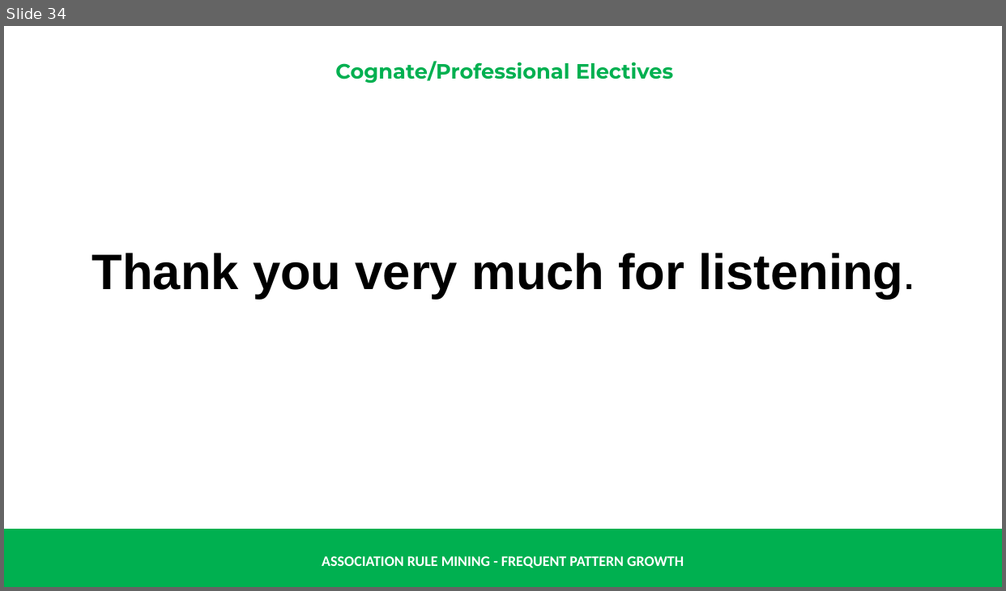
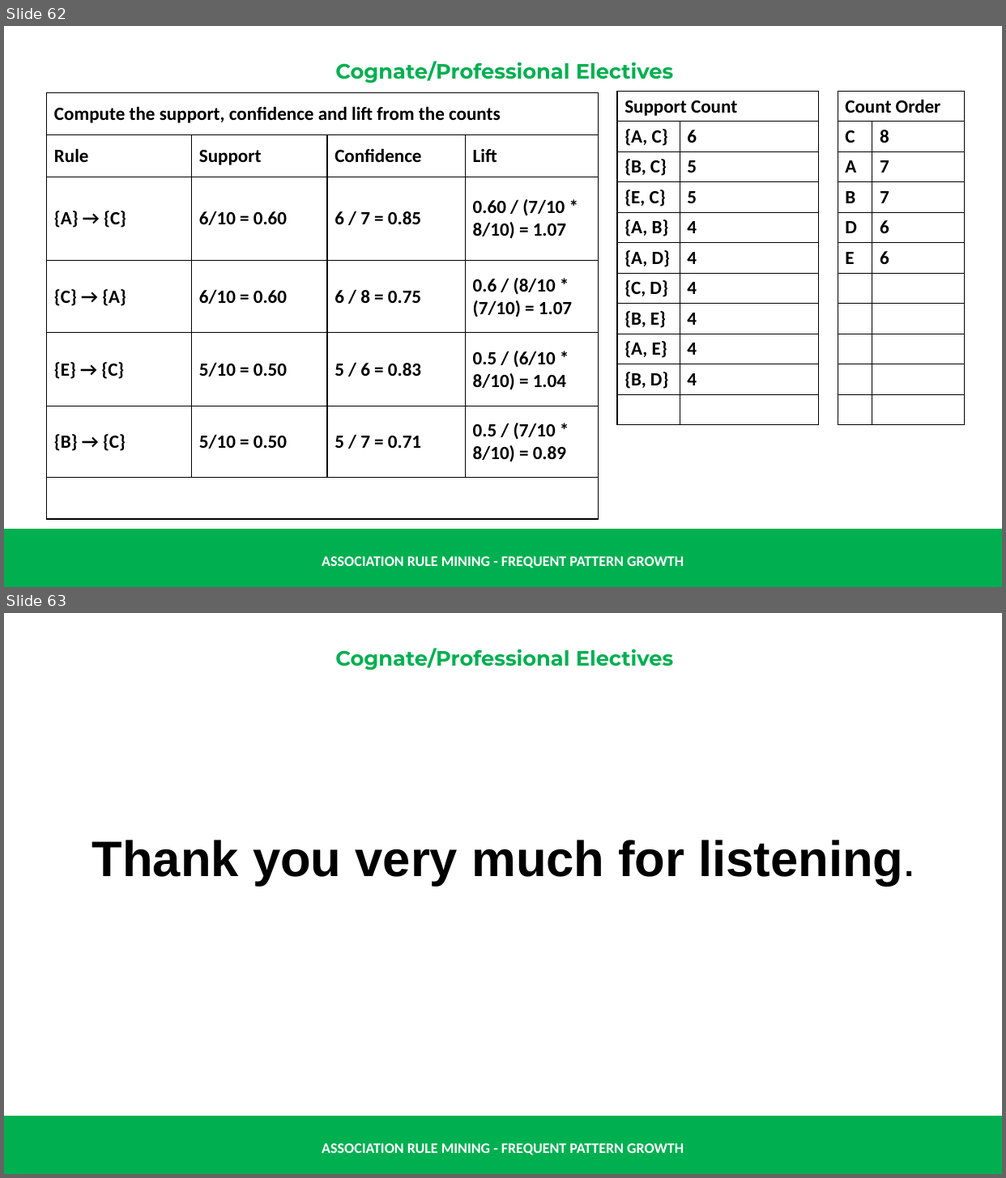
Before and after one commit to renatomaaliw3/public_files, a slide deck: CPE Electives (1 - 3)/01. Lectures Notebook/000. Presentations & Text Books/01. Presentation Slides/31. Assocation Rule Mining - FP-Growth.pptx. Shown one above the other, each under a label of ours: slide 34 before the commit, slides 62 and 63 after it. The pictures are 1006x591 and 1006x1178 pixels, drawn with LibreOffice and Linux fonts; fonts in the diff are those of the drawing. Boxes give left, top, right and bottom in pixels: in the first picture for what was removed or moved away, otherwise in the second. Text is boxed around its words. In the diff, an @@ line names an element or a change of style, - is before the commit and + after.

```diff
--- a/CPE Electives (1 - 3)/01. Lectures Notebook/000. Presentations & Text Books/01. Presentation Slides/31. Assocation Rule Mining - FP-Growth.pptx
+++ b/CPE Electives (1 - 3)/01. Lectures Notebook/000. Presentations & Text Books/01. Presentation Slides/31. Assocation Rule Mining - FP-Growth.pptx
@@ slide 62 added at bbox=[4, 26, 1002, 587], background #FFFFFF; not listed: 3 template elements that a slide beside it also shows @@
@@ table added at bbox=[47, 92, 599, 519], 7 rows, 4 columns @@
+Compute the support, confidence and lift from the counts |  |  | 
+Rule | Support | Confidence | Lift
+{A} → {C} | 6/10 = 0.60 | 6 / 7 = 0.85 | 0.60 / (7/10 * 8/10) = 1.07
+{C} → {A} | 6/10 = 0.60 | 6 / 8 = 0.75 | 0.6 / (8/10 * (7/10) = 1.07
+{E} → {C} | 5/10 = 0.50 | 5 / 6 = 0.83 | 0.5 / (6/10 * 8/10) = 1.04
+{B} → {C} | 5/10 = 0.50 | 5 / 7 = 0.71 | 0.5 / (7/10 * 8/10) = 0.89
+ |  |  | 
@@ table added at bbox=[617, 91, 819, 420], 11 rows, 2 columns @@
+Support Count | 
+{A, C} | 6
+{B, C} | 5
+{E, C} | 5
+{A, B} | 4
+{A, D} | 4
+{C, D} | 4
+{B, E} | 4
+{A, E} | 4
+{B, D} | 4
+ | 
@@ table added at bbox=[838, 91, 965, 420], 11 rows, 2 columns @@
+Count Order | 
+C | 8
+A | 7
+B | 7
+D | 6
+E | 6
+ | 
+ | 
+ | 
+ | 
+ | 
@@ what was slide 34 is now slide 63 @@
```
Also in this commit, not shown: 28 other slides added, 1 other file.
